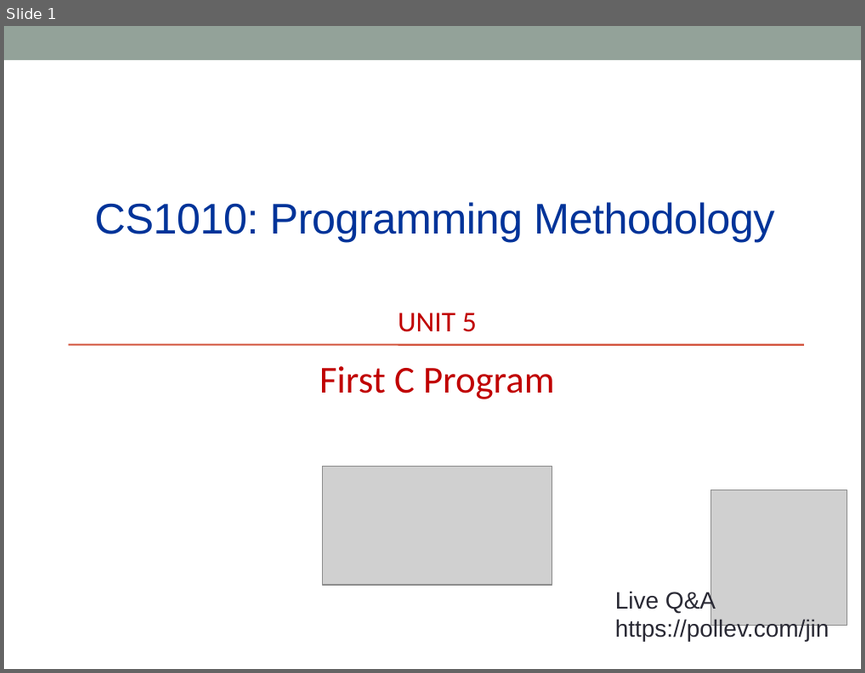
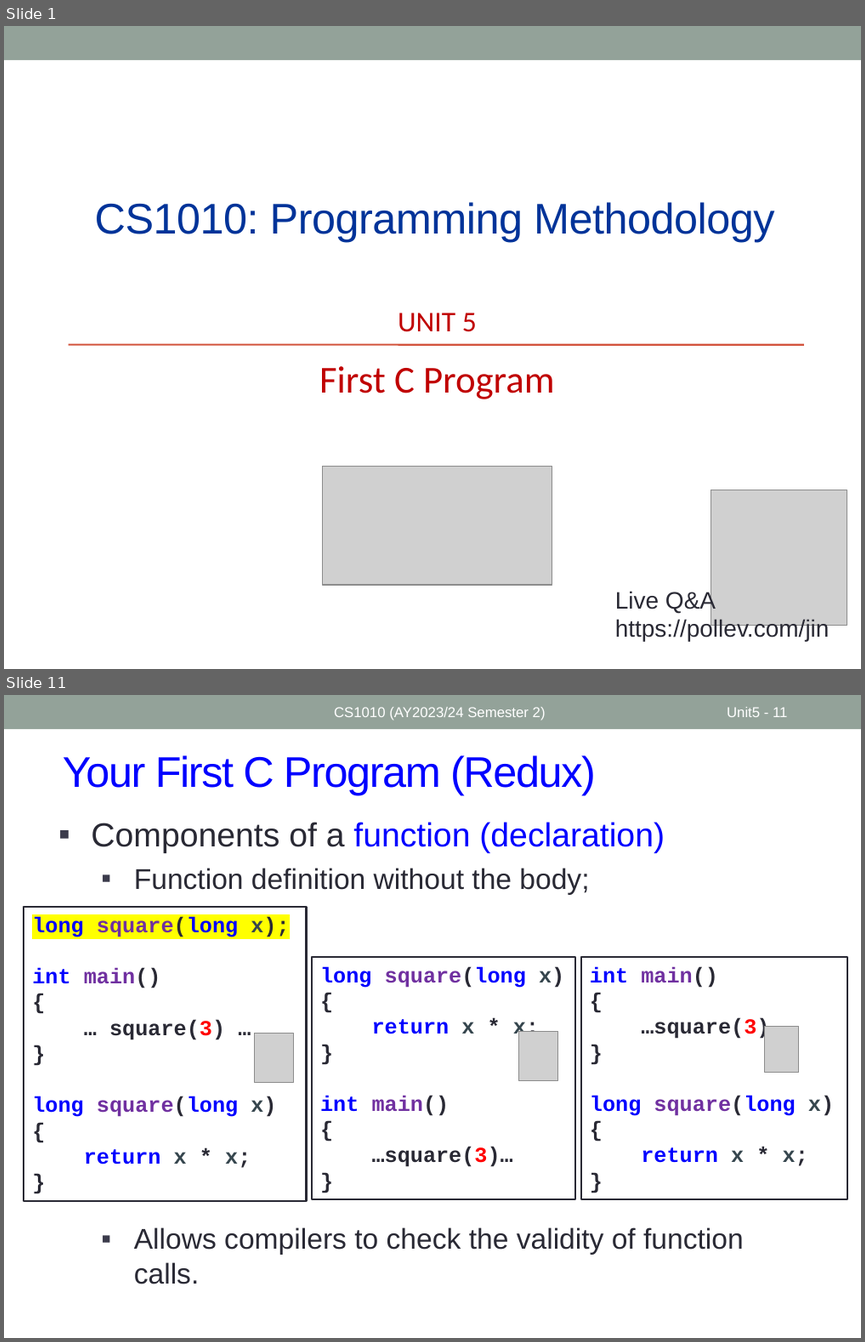
Before and after one commit to nus-cs1010-2425-s2/website, a slide deck: slides/Unit5_First C Program.pptx. Shown one above the other, each under a label of ours: slide 1 before the commit, slides 1 and 11 after it; the slides between them are not shown. The pictures are 865x673 and 865x1342 pixels, drawn with LibreOffice and Linux fonts; fonts in the diff are those of the drawing; grey boxes stand for pictures. Boxes give left, top, right and bottom in pixels: in the first picture for what was removed or moved away, otherwise in the second. Text is boxed around its words. In the diff, an @@ line names an element or a change of style, - is before the commit and + after.

```diff
--- a/slides/Unit5_First C Program.pptx
+++ b/slides/Unit5_First C Program.pptx
@@ slide 11 added at <box>4,695,861,1338</box>, background #FFFFFF; not listed: 1 template element that a slide beside it also shows @@
@@ text added at <box>334,707,545,721</box>, 12 pt, text #FFFFFF @@
+CS1010 (AY2023/24 Semester 2)
@@ page number added at <box>726,707,787,717</box>, 12 pt, text #FFFFFF @@
+Unit5 - 11
@@ title added at <box>63,755,596,795</box>, 36 pt, text #0000FF @@
+Your First C Program (Redux)
@@ text added at <box>91,822,744,1284</box>, 24 pt, text #292934 @@
+▪ Components of a function (declaration)
+  ▪ Function definition without the body;
+  ▪ Allows compilers to check the validity of function calls.
@@ rectangle added at <box>24,907,307,1201</box>, fill #FFFFFF, outline #292934 1.5 pt, 18 pt, text #0000FF, bold @@
+long square(long x);
+int main()
+{
+… square(3) …
+}
+long square(long x)
+{
+return x * x;
+}
@@ rectangle added at <box>312,957,575,1200</box>, fill #FFFFFF, outline #292934 1.5 pt, 18 pt, text #292934, bold @@
+long square(long x)
+{
+return x * x;
+}
+int main()
+{
+…square(3)…
+}
@@ rectangle added at <box>580,957,847,1200</box>, fill #FFFFFF, outline #292934 1.5 pt, 18 pt, text #292934, bold @@
+int main()
+{
+…square(3)…
+}
+long square(long x)
+{
+return x * x;
+}
@@ picture added at <box>254,1033,293,1083</box> @@
@@ picture added at <box>519,1031,557,1080</box> @@
@@ picture added at <box>765,1027,799,1073</box> @@
```
Also in this commit, not shown: 8 slides changed, 1 other slide added, 15 other files.
